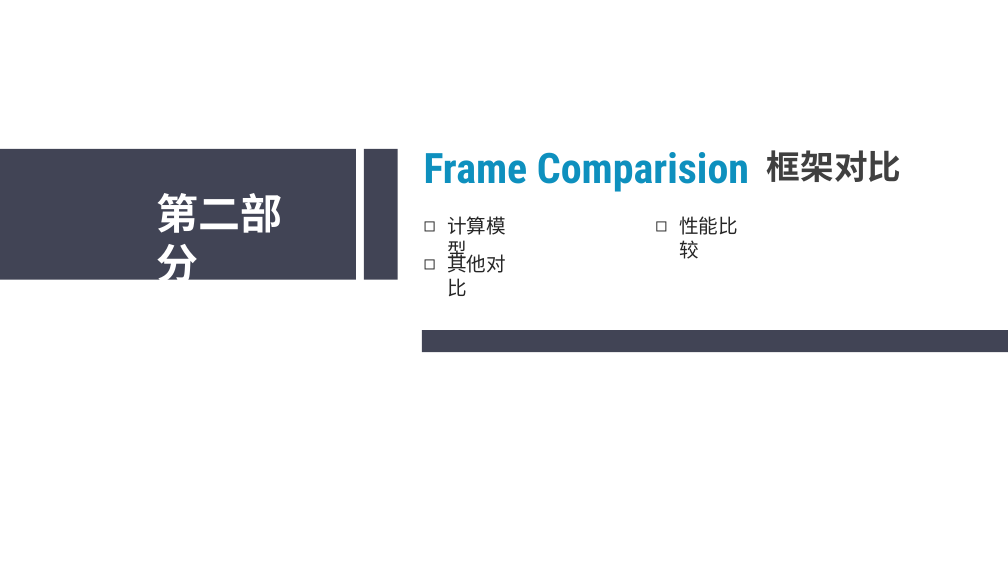
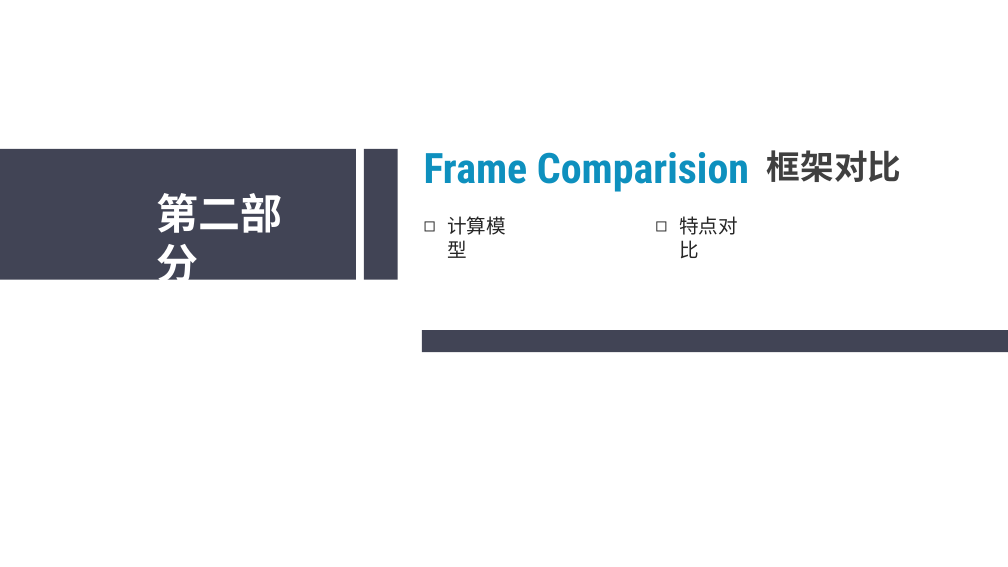
Before and after one commit to sunliangliang9201/interview_prepare, a slide deck: slide 6 of 在线阶段汇报20190606.pptx. Drawn at 1008x567 pixels with LibreOffice and Linux fonts; fonts in the diff are those of the drawing. Boxes give left, top, right and bottom in pixels: in the first picture for what was removed or moved away, otherwise in the second. Text is boxed around its words. In the diff, an @@ line names an element or a change of style, - is before the commit and + after.

```diff
--- a/在线阶段汇报20190606.pptx
+++ b/在线阶段汇报20190606.pptx
@@ text at (x1=679, y1=216, x2=738, y2=258): text changed @@
-◻ 性能比较
+◻ 特点对比
@@ text removed at (x1=447, y1=251, x2=506, y2=296) @@
-◻ 其他对比
```
Also in this commit, not shown: 1 other slide changed, 1 slide removed.
